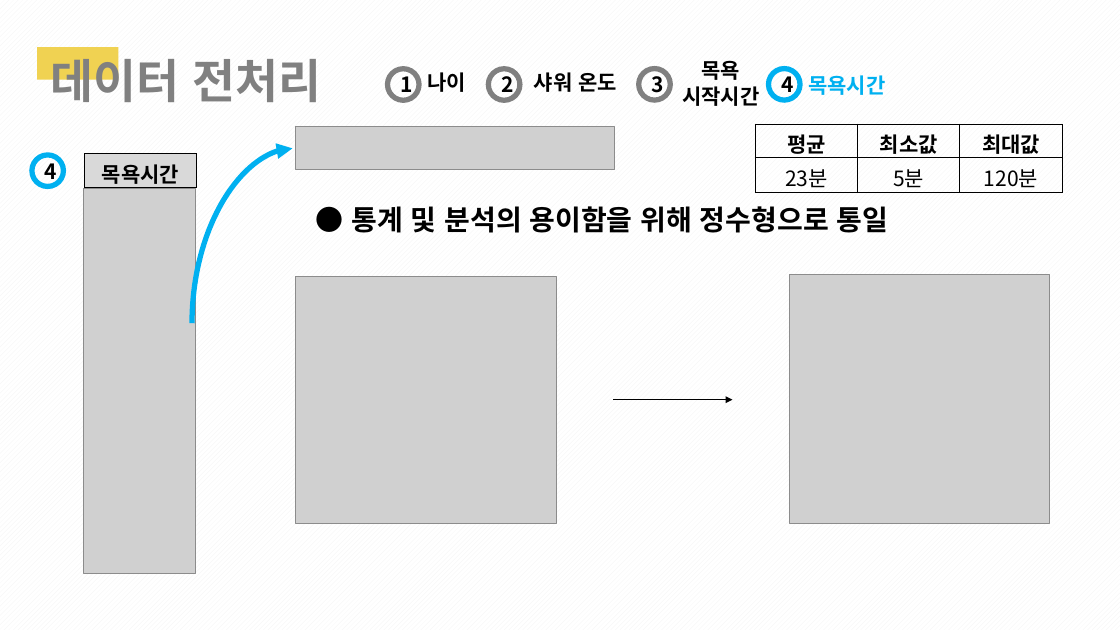
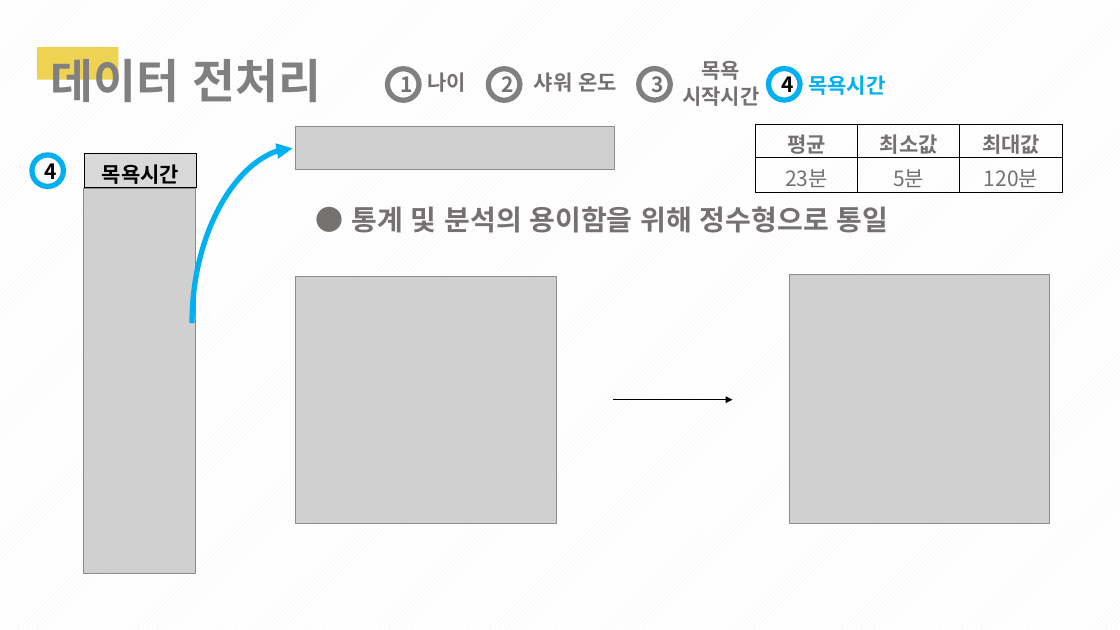
Before and after one commit to 1team-CapstonDesign1/weekly_Report, a slide deck: slide 17 of Week_13/1조_13주차_cd_발표PPT.pptx. Drawn at 1120x630 pixels with LibreOffice and Linux fonts; fonts in the diff are those of the drawing; grey boxes stand for pictures. Boxes give left, top, right and bottom in pixels: in the first picture for what was removed or moved away, otherwise in the second. Text is boxed around its words. In the diff, an @@ line names an element or a change of style, - is before the commit and + after.

```diff
--- a/Week_13/1조_13주차_cd_발표PPT.pptx
+++ b/Week_13/1조_13주차_cd_발표PPT.pptx
@@ text colour #000000 to #767171 in 7 elements at [351, 206, 889, 233], [387, 69, 419, 101], [488, 69, 520, 101], [639, 69, 670, 101], [427, 72, 466, 92], [534, 72, 617, 92], [682, 61, 759, 106] @@
@@ table at [755, 124, 1063, 192] @@
@@ text colour #000000 to #767171 @@
```
Also in this commit, not shown: 11 other slides changed, 2 other files.
